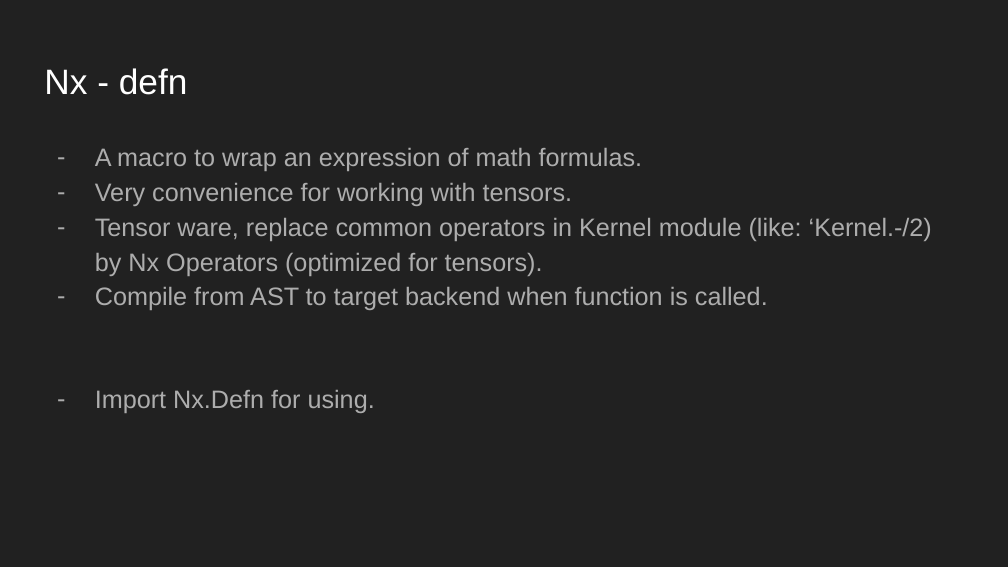
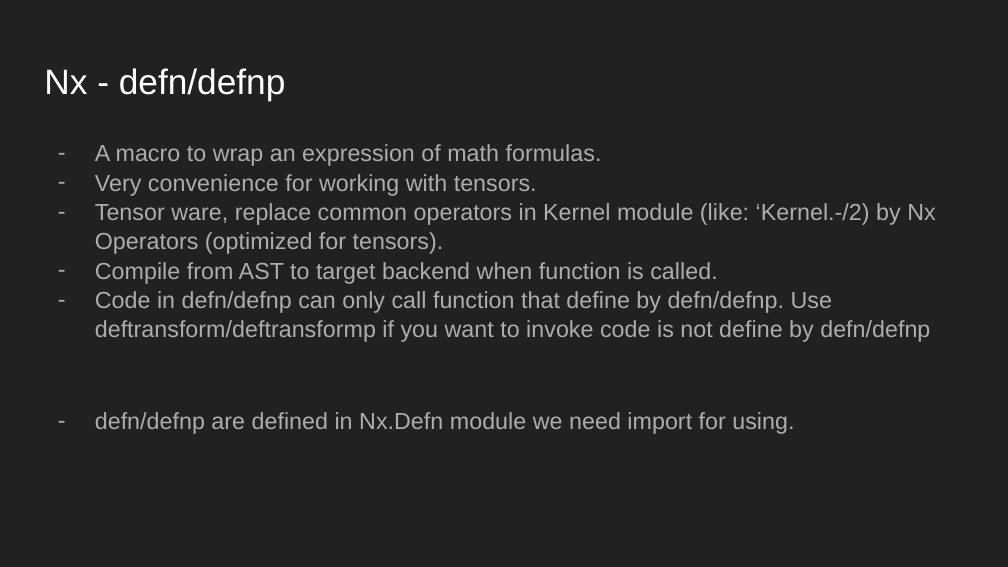
Before and after one commit to ohhi-vn/sharing_intro_nx, a slide deck: slide 9 of Slide/Introducing Nx lib.pptx. Drawn at 1008x567 pixels with LibreOffice and Linux fonts; fonts in the diff are those of the drawing. Boxes give left, top, right and bottom in pixels: in the first picture for what was removed or moved away, otherwise in the second. Text is boxed around its words. In the diff, an @@ line names an element or a change of style, - is before the commit and + after.

```diff
--- a/Slide/Introducing Nx lib.pptx
+++ b/Slide/Introducing Nx lib.pptx
@@ title at bbox=[44, 68, 286, 100]: text changed @@
-Nx - defn
+Nx - defn/defnp
@@ text at bbox=[95, 144, 935, 284]: size 18 to 16.6 pt in "A macro to wrap an expression of ...", "Very convenience for working with tensors.", "Tensor ware, replace common operators in Kernel ...", "Compile from AST to target backend when ..."; indent changed; line spacing 1.15 to 1.05 @@
@@ text at bbox=[95, 291, 930, 434]: text changed; size 18 to 16.6 pt @@
-– Import Nx.Defn for using.
+– Code in defn/defnp can only call function that define by defn/defnp. Use deftransform/deftransformp if you want to invoke code is not define by defn/defnp
+– defn/defnp are defined in Nx.Defn module we need import for using.
```
Also in this commit, not shown: 3 other files.
